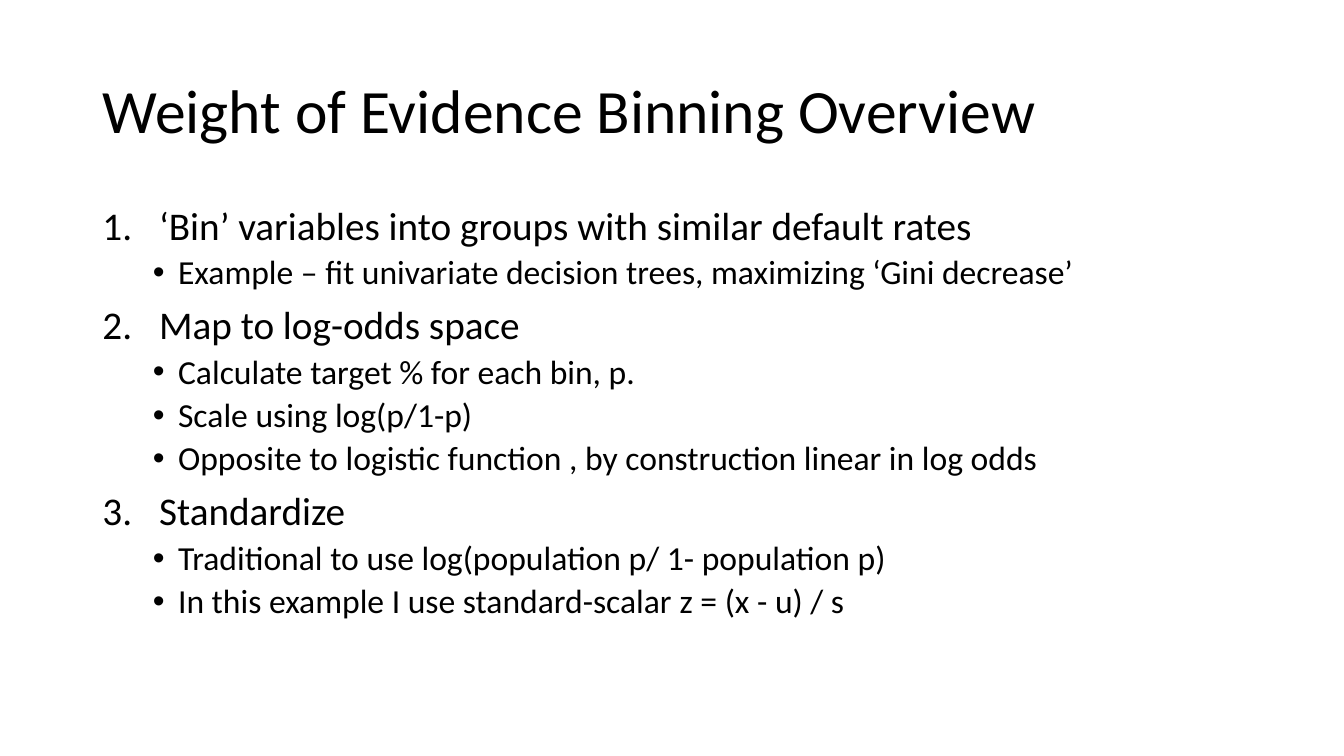
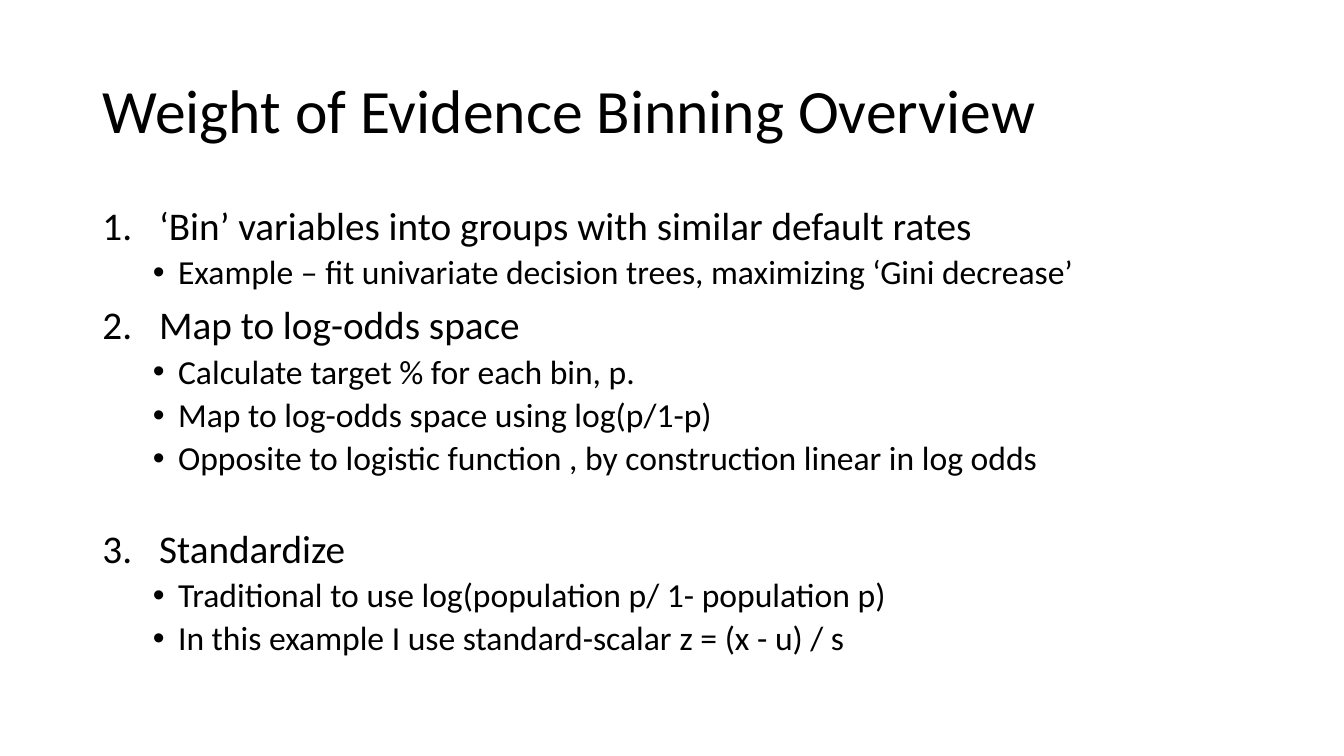
Before and after one commit to oli5679/WeightOfEvidenceDemo, a slide deck: slide 6 of Presentation.pptx. Drawn at 1344x756 pixels with LibreOffice and Linux fonts; fonts in the diff are those of the drawing. Boxes give left, top, right and bottom in pixels: in the first picture for what was removed or moved away, otherwise in the second. Text is boxed around its words. In the diff, an @@ line names an element or a change of style, - is before the commit and + after.

```diff
--- a/Presentation.pptx
+++ b/Presentation.pptx
@@ text at (x1=178, y1=402, x2=711, y2=433): text changed @@
-  • Scale using log(p/1-p)
+  • Map to log-odds space using log(p/1-p)
```
Also in this commit, not shown: 3 other slides changed, 3 slides added, 2 slides removed, 5 other files.
